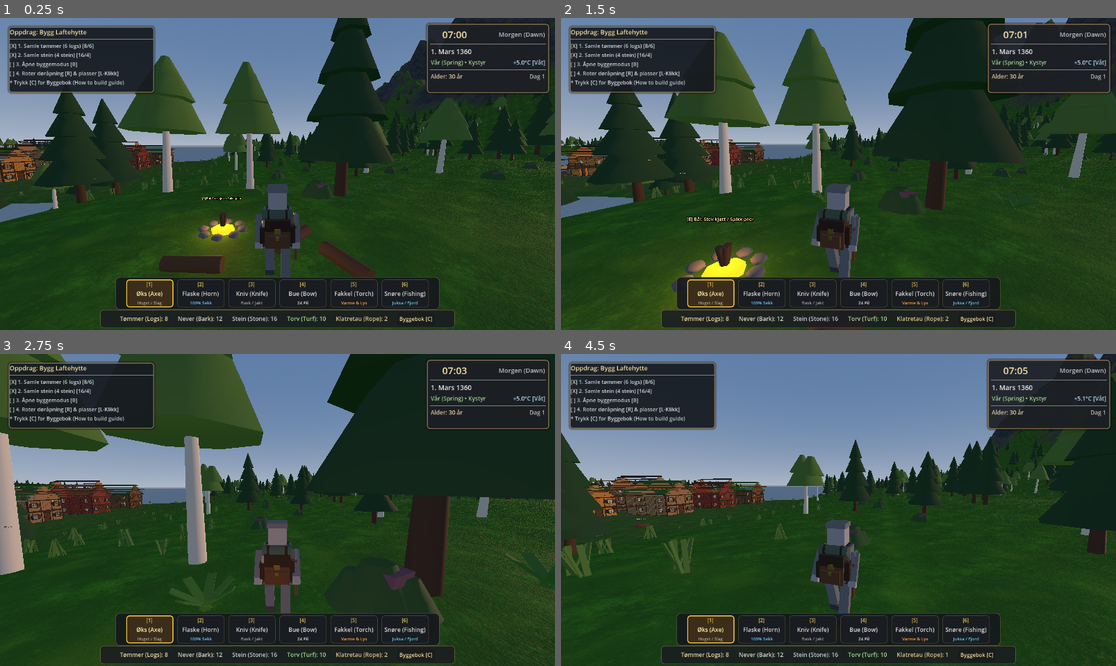
Above: before the commit, frames 1-4 (two rows, left to right).
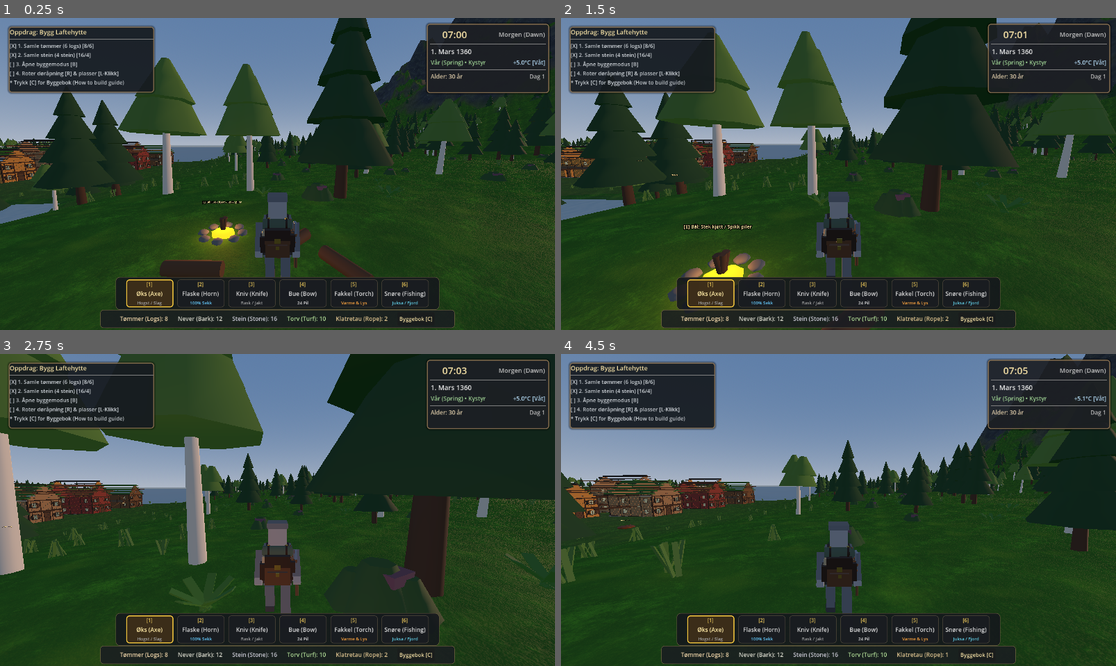
Above: after the commit, the same moments.

Repository: erlfas/medieval-bergen
Game: Godot game, scene res://scenes/main.tscn
Two runs of this game, one before a commit and one after it. Both use one fixed random seed, a clock stepped at 60 frames per second and the inputs below.
Inputs (mouse positions are in pixels of both pictures, inside the frame that each line leads up to):
- Up to frame 1 (0.25 s): no input
- Up to frame 2 (1.5 s): tap Enter at 0.5 s; move the mouse to (866, 174) at 0.52 s; hold Shift (sprint) 0.53-1.28 s; hold W (move_forward) from 0.53 s (still down); click (866, 174) at 0.67 s; tap Space (jump) at 0.77, 1.07 s; move the mouse to (810, 174) at 1.27 s; tap Tab (cycle_piece_next) at 1.35 s; click (810, 174) at 1.42 s
- Up to frame 3 (2.75 s): keep holding W (move_forward); tap Space (jump) at 1.52, 1.82 s; tap Shift (sprint) at 1.55, 2.3 s; move the mouse to (288, 503) at 2.02 s; hold Q (cycle_piece_prev) from 2.03 s (still down); click (288, 503) at 2.17 s
- Up to frame 4 (4.5 s): keep holding W (move_forward); move the mouse to (832, 516) at 2.77 s; release Q (cycle_piece_prev) at 2.78 s; tap T (deploy_rope) at 2.85 s; click (832, 516) at 2.92 s; tap Space (jump) at 3.02, 3.32, 3.77, 4.07 s; tap Shift (sprint) at 3.05, 3.8 s; move the mouse to (877, 513) at 3.52 s; hold H (eat_food) 3.53-4.28 s; click (877, 513) at 3.67 s; move the mouse to (794, 506) at 4.27 s; tap E (interact) at 4.35 s; click (794, 506) at 4.42 s

The runs differ from the first frame. In frame 1, 5.5% of the frame differs, in the area x 0-100%, y 0-100%; in frame 2, 11%; in frame 3, 1.8%; in frame 4, 9.0%.

Commit message:
feat(camera): implement third-person follow-behind camera and continuous 360-degree WASD steering

Diff:
--- a/scripts/player/box_man_model.gd
+++ b/scripts/player/box_man_model.gd
@@ -77,6 +77,7 @@
 var tread_cycle: float = 0.0
 var climb_cycle: float = 0.0
 var rope_cycle: float = 0.0
+var turn_cycle: float = 0.0
 
 # Stage 2 Procedural Locomotion, Weight & Landing Squash Variables
 var _last_global_y_rot: float = 0.0
@@ -1007,20 +1008,18 @@
 		var target_roll: float = 0.0
 		var target_pitch: float = 0.0
 
+		var current_y_rot := global_rotation.y
+		var turn_rate := (current_y_rot - _last_global_y_rot) / maxf(delta, 0.001)
+		_last_global_y_rot = current_y_rot
+		turn_rate = wrapf(turn_rate, -PI, PI)
+
 		if is_grounded and horiz_speed > 0.2:
-			var current_y_rot := global_rotation.y
-			var turn_rate := (current_y_rot - _last_global_y_rot) / maxf(delta, 0.001)
-			_last_global_y_rot = current_y_rot
-			turn_rate = wrapf(turn_rate, -PI, PI)
-
 			# Roll into turn (lean into curve)
 			target_roll = clampf(-turn_rate * 0.22, -deg_to_rad(8.0), deg_to_rad(8.0))
 
 			# Pitch lean forward during sprint and brisk walking
 			var sprint_ratio := clampf((horiz_speed - 3.5) / 3.5, 0.0, 1.0)
 			target_pitch = deg_to_rad(2.0 + 6.0 * sprint_ratio)
-		else:
-			_last_global_y_rot = global_rotation.y
 
 		torso_node.rotation.x = lerp_angle(torso_node.rotation.x, target_pitch, delta * 8.0)
 		torso_node.rotation.y = lerp_angle(torso_node.rotation.y, 0.0, delta * 8.0)
@@ -1038,8 +1037,13 @@
 
 		if is_grounded and horiz_speed > 0.15:
 			# Walking / Sprinting stride cycle synced to ground velocity
+			# Check forward vs backward direction
+			var forward_vec := -global_transform.basis.z
+			var is_backward := horizontal_velocity.normalized().dot(forward_vec) < -0.2
+			var step_direction := -1.0 if is_backward else 1.0
+
 			var anim_rate := clampf(horiz_speed * 2.2, 4.0, 15.0)
-			walk_cycle += delta * anim_rate
+			walk_cycle += delta * anim_rate * step_direction
 
 			var leg_swing := sin(walk_cycle) * 0.65
 			var arm_swing := sin(walk_cycle) * 0.55
@@ -1055,6 +1059,18 @@
 			# Torso subtle vertical bobbing
 			torso_node.position.y = base_torso_y + absf(sin(walk_cycle * 2.0)) * 0.035
 			head_node.position.y = base_head_y + absf(sin(walk_cycle * 2.0)) * 0.025
+		elif is_grounded and absf(turn_rate) > 0.35:
+			# Stationary 360-degree turn step shuffle
+			turn_cycle += delta * 7.5
+			var step_shuffle := sin(turn_cycle) * 0.22 * signf(turn_rate)
+			left_leg_pivot.rotation.x = step_shuffle
+			right_leg_pivot.rotation.x = -step_shuffle
+			if is_carrying_log:
+				_apply_log_carry_pose(0.0)
+			else:
+				_apply_item_poses(0.0, delta, false)
+			torso_node.position.y = base_torso_y + absf(sin(turn_cycle)) * 0.015
+			head_node.position.y = base_head_y + absf(sin(turn_cycle)) * 0.01
 		elif not is_grounded:
 			# Airborne / jumping pose
 			walk_cycle = 0.0
--- a/scripts/player/settler_controller.gd
+++ b/scripts/player/settler_controller.gd
@@ -28,11 +28,15 @@
 @export var fall_gravity_multiplier: float = 1.35
 @export var slope_speed_factor: float = 0.35
 
-@export_group("Camera View")
+@export_group("Follow-Behind Camera & WASD Steering")
 @export var is_third_person: bool = true
 @export var target_cam_distance: float = 3.2
 @export var cam_height_offset: float = 0.45
 @export var character_turn_speed: float = 11.0   ## Smooth character body turning
+@export var steering_speed: float = 3.2          ## Angular yaw speed when steering with A/D (rad/sec, ~183 deg/s)
+@export var reverse_speed: float = 2.6           ## Walk speed when walking backward with S (m/s)
+@export var cam_follow_yaw_speed: float = 10.0   ## Smooth rotational lag for follow-behind camera
+@export var cam_vertical_smooth_speed: float = 14.0 ## Damping for vertical terrain steps & bumps
 
 @export_group("Swimming & Water (Task 2)")
 @export var swim_speed: float = 2.8
@@ -73,6 +77,8 @@
 var cam_yaw: float = 0.0
 var cam_pitch: float = deg_to_rad(-8.0)
 var current_cam_distance: float = 3.2
+var _smoothed_pivot_y: float = 0.0
+var _current_safe_dist: float = 3.2
 
 # Stage 1 Kinematic jump buffering & coyote timers
 var _coyote_timer: float = 0.0
@@ -136,7 +142,9 @@
 		interact_raycast.top_level = true
 
 	current_cam_distance = target_cam_distance if is_third_person else 0.0
+	_current_safe_dist = current_cam_distance
 	cam_yaw = rotation.y
+	_smoothed_pivot_y = global_position.y + 1.45
 	_update_camera(0.0)
 
 	# Spawn initial starter carryable logs near settler for immediate testing
@@ -208,15 +216,16 @@
 		log_inst.rotation.y = randf_range(0.0, TAU)
 
 func _unhandled_input(event: InputEvent) -> void:
-	# Mouse Look Orbit (Task 1: Mouse orbits camera freely at all times without snapping or fighting input)
+	# Mouse Look & Pitch: vertical look angle and optional mouse yaw steering
 	if event is InputEventMouseMotion and Input.mouse_mode == Input.MOUSE_MODE_CAPTURED:
-		cam_yaw -= event.relative.x * mouse_sensitivity
 		cam_pitch -= event.relative.y * mouse_sensitivity
 		cam_pitch = clampf(cam_pitch, deg_to_rad(-65.0), deg_to_rad(70.0))
 
+		# Mouse yaw rotates character facing directly; follow-behind camera tracks behind smoothly
+		rotation.y -= event.relative.x * mouse_sensitivity
 		if not is_third_person:
-			rotation.y = cam_yaw
 			head.rotation.x = cam_pitch
+			cam_yaw = rotation.y
 
 	if event.is_action_pressed("ui_cancel"):
 		if Input.mouse_mode == Input.MOUSE_MODE_CAPTURED:
@@ -331,11 +340,37 @@
 	elif _coyote_timer > 0.0:
 		_coyote_timer = maxf(0.0, _coyote_timer - delta)
 
-	# Direction relative to camera view (Task 1)
-	var input_dir := Input.get_vector("move_left", "move_right", "move_forward", "move_backward")
-	var cam_forward := Vector3(-sin(cam_yaw), 0.0, -cos(cam_yaw))
-	var cam_right := Vector3(cos(cam_yaw), 0.0, -sin(cam_yaw))
-	var direction := (cam_right * input_dir.x - cam_forward * input_dir.y).normalized()
+	# WASD Steering & Drive Inputs
+	# A: +1.0 (turn left), D: -1.0 (turn right)
+	var turn_input := Input.get_axis("move_right", "move_left")
+	# W: +1.0 (forward), S: -1.0 (backward)
+	var drive_input := Input.get_axis("move_backward", "move_forward")
+
+	var is_aiming := (equipment != null and equipment.is_aiming_bow)
+	var is_strafing := Input.is_mouse_button_pressed(MOUSE_BUTTON_RIGHT) or is_aiming
+
+	# Continuous yaw steering with A/D (allows full 360-degree rotation purely with keyboard)
+	if not is_climbing and not is_on_rope:
+		if is_strafing:
+			# In strafe mode, mouse or heading controls yaw
+			pass
+		elif absf(turn_input) > 0.01:
+			rotation.y += turn_input * steering_speed * delta
+
+	# Calculate movement direction
+	var forward_vec := -global_transform.basis.z
+	var right_vec := global_transform.basis.x
+	var direction := Vector3.ZERO
+
+	if is_strafing:
+		var raw_strafe := (forward_vec * drive_input - right_vec * turn_input)
+		if raw_strafe.length_squared() > 0.001:
+			direction = raw_strafe.normalized()
+	else:
+		if drive_input > 0.01:
+			direction = forward_vec
+		elif drive_input < -0.01:
+			direction = -forward_vec
 
 	var sea_level := 0.0
 	var water_surface_y := sea_level + water_surface_offset
@@ -378,7 +413,7 @@
 	if _climb_cooldown <= 0.0 and not is_climbing and not is_swimming and not is_on_rope and not is_carrying_log:
 		var cliff_info := _check_steep_cliff()
 		if not cliff_info.is_empty():
-			var moving_into_cliff := input_dir.y < -0.2
+			var moving_into_cliff := drive_input > 0.2
 			var jump_pressed := Input.is_action_just_pressed("jump")
 			if jump_pressed or moving_into_cliff:
 				is_climbing = true
@@ -394,7 +429,7 @@
 		global_position.x = lerpf(global_position.x, rope_target.x, delta * 12.0)
 		global_position.z = lerpf(global_position.z, rope_target.z, delta * 12.0)
 
-		var vert_input := -input_dir.y
+		var vert_input := drive_input
 		if vert_input > 0.1:
 			# Climb UP rope
 			velocity.y = rope_climb_speed
@@ -440,7 +475,7 @@
 		# FREEFORM ROCK CLIMBING (Task 7)
 		# W climbs UP, S climbs DOWN, A climbs LEFT, D climbs RIGHT
 		var cliff_right := Vector3.UP.cross(climb_normal).normalized()
-		var climb_move := Vector3.UP * (-input_dir.y) + cliff_right * input_dir.x
+		var climb_move := Vector3.UP * drive_input - cliff_right * turn_input
 
 		if climb_move != Vector3.ZERO:
 			velocity = climb_move.normalized() * climb_speed
@@ -466,7 +501,7 @@
 			velocity = climb_normal * 4.2 + Vector3.UP * 3.6
 
 		# Vault onto top ledge if reached
-		if input_dir.y < -0.2:
+		if drive_input > 0.2:
 			var ledge_origin := global_position + Vector3(0.0, 1.8, 0.0) - climb_normal * 0.75
 			var ledge_query := PhysicsRayQueryParameters3D.create(ledge_origin, ledge_origin + Vector3.DOWN * 1.4)
 			ledge_query.exclude = [get_rid()]
@@ -482,7 +517,7 @@
 						velocity = Vector3.ZERO
 
 		# Reached ground at base of cliff
-		if input_dir.y > 0.2 and is_on_floor():
+		if drive_input < -0.2 and is_on_floor():
 			is_climbing = false
 			_climb_cooldown = 0.2
 
@@ -522,10 +557,10 @@
 		if is_carrying_log:
 			current_swim_speed *= 0.65
 
-		if direction:
+		if direction != Vector3.ZERO:
 			velocity.x = move_toward(velocity.x, direction.x * current_swim_speed, delta * 8.0)
 			velocity.z = move_toward(velocity.z, direction.z * current_swim_speed, delta * 8.0)
-			if is_third_person:
+			if is_third_person and is_strafing:
 				var target_heading := atan2(-direction.x, -direction.z)
 				rotation.y = lerp_angle(rotation.y, target_heading, delta * character_turn_speed)
 
@@ -560,11 +595,15 @@
 				_jump_buffer_timer = 0.0
 				_coyote_timer = 0.0
 
-		# Sprinting
-		var can_sprint := not is_carrying_log and survival_stats.stamina > 5.0
+		# Sprinting (only when moving forward)
+		var can_sprint := not is_carrying_log and survival_stats.stamina > 5.0 and drive_input > 0.0
 		is_sprinting = Input.is_action_pressed("sprint") and on_floor and can_sprint
 		var base_speed := walk_speed * (0.85 if is_carrying_log else 1.0)
-		var speed := sprint_speed if is_sprinting else base_speed
+		var speed := base_speed
+		if drive_input > 0.01:
+			speed = sprint_speed if is_sprinting else base_speed
+		elif drive_input < -0.01:
+			speed = reverse_speed
 
 		if is_sprinting and direction != Vector3.ZERO:
 			survival_stats.consume_stamina(10.0 * delta)
@@ -607,8 +646,8 @@
 				velocity.x = move_toward(velocity.x, target_horiz.x, accel_rate * delta)
 				velocity.z = move_toward(velocity.z, target_horiz.z, accel_rate * delta)
 
-				# Smooth character turning with WASD relative to camera view
-				if is_third_person:
+				# In strafe mode, character turns to face strafe/aim direction
+				if is_third_person and is_strafing:
 					var target_heading := atan2(-direction.x, -direction.z)
 					rotation.y = lerp_angle(rotation.y, target_heading, delta * character_turn_speed)
 			else:
@@ -776,7 +815,8 @@
 	camera.fov = lerpf(camera.fov, target_fov, delta * 10.0)
 
 	if current_cam_distance < 0.3 or not is_third_person:
-		# First-person view
+		# First-person view: aligned with character heading and pitch
+		cam_yaw = rotation.y
 		camera.global_position = head.global_position
 		var fp_rot := Basis(Vector3.UP, cam_yaw) * Basis(Vector3.RIGHT, cam_pitch)
 		camera.global_basis = fp_rot
@@ -787,20 +827,30 @@
 			interact_raycast.global_transform = camera.global_transform
 			interact_raycast.target_position = Vector3(0, 0, -3.5)
 	else:
-		# Third-person view: smooth orbit & over-shoulder aiming offset
+		# Third-person view: follow behind character back
 		if box_man_model:
 			box_man_model.visible = true
 
-		var pivot_pos := global_position + Vector3(0.0, 1.45, 0.0)
+		# Smooth rotational follow behind settler
+		var target_yaw := rotation.y
+		cam_yaw = lerp_angle(cam_yaw, target_yaw, delta * cam_follow_yaw_speed)
+
+		# Vertical elevation smoothing: damp sudden terrain steps
+		var target_pivot_y := global_position.y + 1.45
+		if _smoothed_pivot_y == 0.0:
+			_smoothed_pivot_y = target_pivot_y
+		else:
+			_smoothed_pivot_y = lerpf(_smoothed_pivot_y, target_pivot_y, delta * cam_vertical_smooth_speed)
+
+		var pivot_pos := Vector3(global_position.x, _smoothed_pivot_y, global_position.z)
 		var cam_rot := Basis(Vector3.UP, cam_yaw) * Basis(Vector3.RIGHT, cam_pitch)
 		var is_aiming := (equipment and equipment.is_aiming_bow)
 		var shoulder_x := 0.45 if is_aiming else 0.0
 		var desired_offset := cam_rot * Vector3(shoulder_x, cam_height_offset, current_cam_distance)
 		var desired_pos := pivot_pos + desired_offset
 
-		var final_cam_pos := desired_pos
-
 		# Raycast check against mountains/terrain/obstacles to prevent clipping
+		var target_safe_dist := current_cam_distance
 		var world_3d := get_world_3d()
 		if world_3d and is_inside_tree():
 			var space_state := world_3d.direct_space_state
@@ -811,9 +861,15 @@
 
 				if not hit.is_empty():
 					var hit_dist: float = (hit.position - pivot_pos).length()
-					var safe_dist := maxf(0.45, hit_dist - 0.25)
-					var safe_offset := cam_rot * Vector3(0.0, cam_height_offset * (safe_dist / maxf(current_cam_distance, 0.01)), safe_dist)
-					final_cam_pos = pivot_pos + safe_offset
+					target_safe_dist = maxf(0.45, hit_dist - 0.25)
+
+		# Smooth occlusion distance adjustment (fast in, smooth out)
+		var dist_speed := 22.0 if target_safe_dist < _current_safe_dist else 8.0
+		_current_safe_dist = lerpf(_current_safe_dist, target_safe_dist, delta * dist_speed)
+
+		var safe_ratio := _current_safe_dist / maxf(current_cam_distance, 0.01)
+		var final_offset := cam_rot * Vector3(shoulder_x * safe_ratio, cam_height_offset * safe_ratio, _current_safe_dist)
+		var final_cam_pos := pivot_pos + final_offset
 
 		camera.global_position = final_cam_pos
 		camera.global_basis = cam_rot
Not shown, changed: web/public/index.pck
